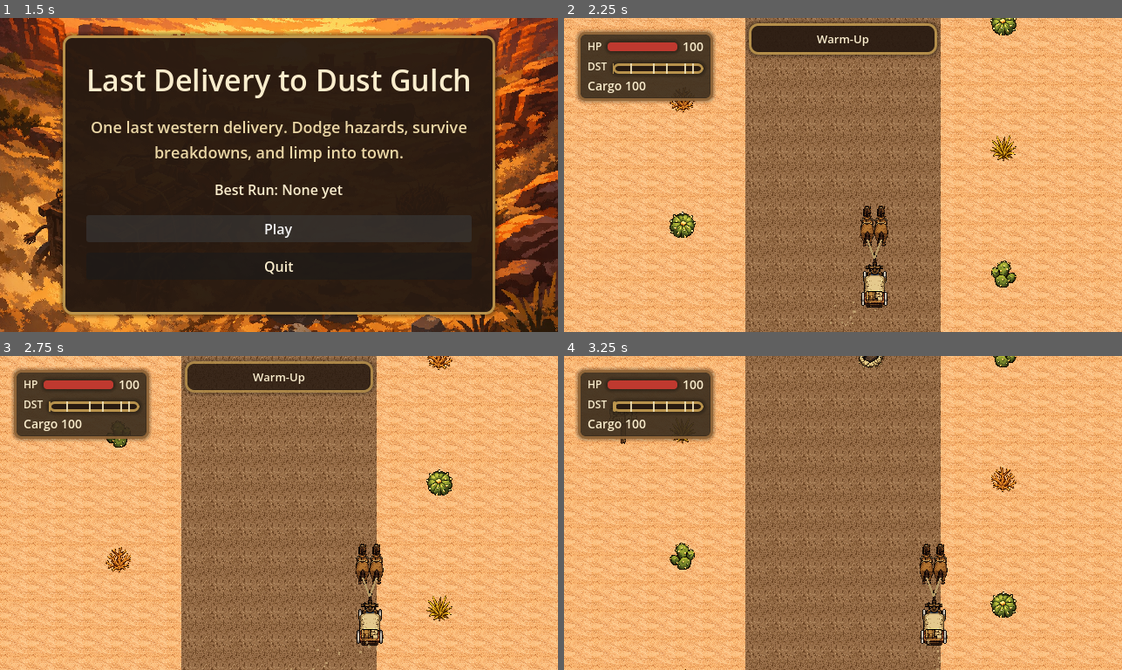
Above: before the commit, frames 1-4 (two rows, left to right).
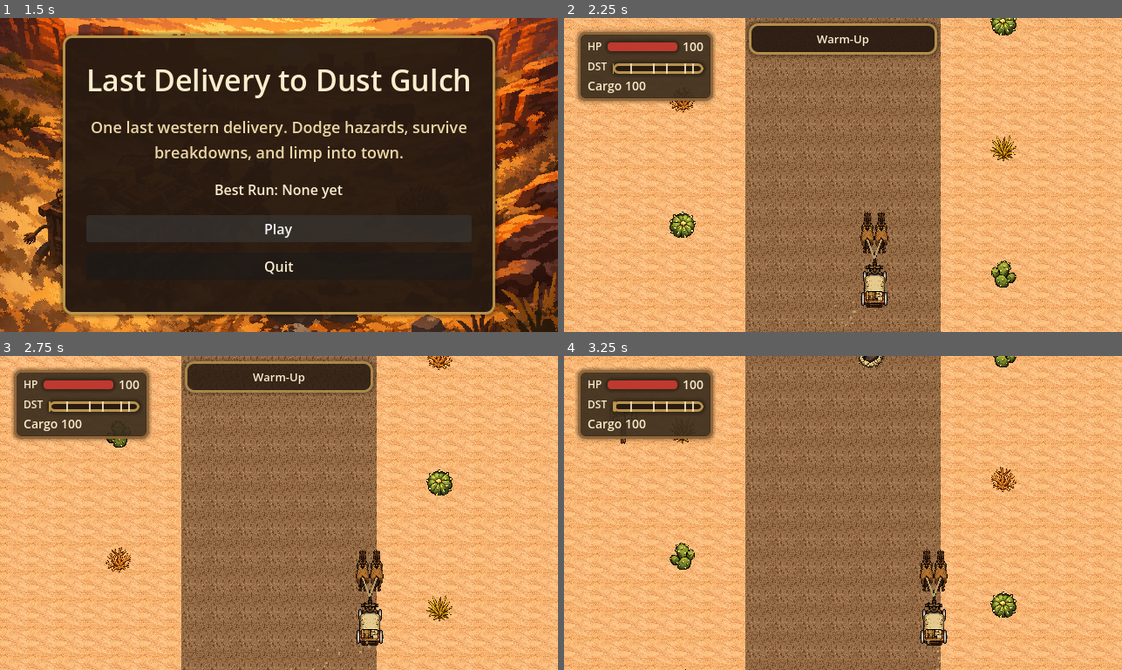
Above: after the commit, the same moments.

Repository: bbenefield89/The-Last-Delivery-to-Dust-Gulch
Game: Godot game, scene res://Scenes/AppRoot/AppRoot.tscn
Two runs of this game, one before a commit and one after it. Both use one fixed random seed, a clock stepped at 60 frames per second and the inputs below. Sound files missing from this copy of the repository are replaced by a short silence.
Inputs (mouse positions are in pixels of both pictures, inside the frame that each line leads up to):
- Up to frame 1 (1.5 s): click "Play" at 0.5 s; click "Play" at 1.25 s
- Up to frame 2 (2.25 s): tap Enter (ui_accept) at 2 s; move the mouse to (965, 159) at 2.02 s; hold D (steer_right) from 2.03 s (still down); tap T (return_to_title) at 2.1 s; click (965, 159) at 2.17 s
- Up to frame 3 (2.75 s): keep holding D (steer_right); tap Enter (ui_accept) at 2.27 s
- Up to frame 4 (3.25 s): release D (steer_right) at 2.75 s; drag from (731, 528) to (815, 575) at 2.77 s

Frame 1 is identical in both runs. In frame 2, 0.5% of the frame differs, in the area x 53-59%, y 59-92%; in frame 3, 0.5%; in frame 4, 0.5%, in the area x 63-69%, y 59-92%.

Commit message:
feat(carriage): tune carriage playback step 3

Diff:
--- a/Scenes/RunScene/run_scene.gd
+++ b/Scenes/RunScene/run_scene.gd
@@ -11,7 +11,7 @@
 	Rect2i(0, 0, 32, 64),
 	Rect2i(32, 0, 32, 64),
 ]
-const CARRIAGE_ANIMATION_FPS := 6.0
+const CARRIAGE_ANIMATION_FPS := 4.0
 const HORSE_TEXTURE := preload("res://Assets/Tilesets/Horse/Horse-16x48.png")
 const DESERT_TEXTURE := preload("res://Assets/Tilesets/Desert/Desert-3-32x32.png")
 const ROAD_TEXTURE := preload("res://Assets/Tilesets/Road/Road-4-tiled-32x32.png")
--- a/Tests/Unit/test_run_scene.gd
+++ b/Tests/Unit/test_run_scene.gd
@@ -2824,7 +2824,7 @@
 	assert_not_null(carriage_sprite.sprite_frames)
 	assert_true(carriage_sprite.sprite_frames.has_animation("default"))
 	assert_eq(carriage_sprite.sprite_frames.get_frame_count("default"), 2)
-	assert_gt(carriage_sprite.sprite_frames.get_animation_speed("default"), 0.0)
+	assert_eq(carriage_sprite.sprite_frames.get_animation_speed("default"), scene.CARRIAGE_ANIMATION_FPS)
 	assert_eq(carriage_sprite.position, Vector2.ZERO)
 
 	var frame_0 := carriage_sprite.sprite_frames.get_frame_texture("default", 0) as AtlasTexture
@@ -2837,7 +2837,7 @@
 	assert_eq(frame_0.get_size(), Vector2(32, 64))
 	assert_eq(frame_1.get_size(), Vector2(32, 64))
 	assert_true(carriage_sprite.is_playing())
-	assert_gt(carriage_sprite.get_playing_speed(), 0.0)
+	assert_eq(carriage_sprite.speed_scale, 1.0)
 
 
 ## Confirms the wagon rig still applies the existing presentation state while the carriage animates.
@@ -2858,6 +2858,11 @@
 	assert_not_null(shadow.sprite_frames)
 	assert_true(shadow.sprite_frames.has_animation("default"))
 	assert_not_null(carriage_sprite.sprite_frames)
+	assert_eq(shadow.sprite_frames.get_animation_speed("default"), scene.CARRIAGE_ANIMATION_FPS)
+	assert_eq(
+		carriage_sprite.sprite_frames.get_animation_speed("default"),
+		scene.CARRIAGE_ANIMATION_FPS
+	)
 	assert_eq(
 		shadow.sprite_frames.get_frame_count("default"),
 		carriage_sprite.sprite_frames.get_frame_count("default")
@@ -2865,7 +2870,9 @@
 	assert_eq(shadow.modulate, Color(0.0, 0.0, 0.0, 0.2))
 	assert_eq(shadow.position, Vector2(0.0, 5.0))
 	assert_true(shadow.is_playing())
+	assert_eq(shadow.speed_scale, 1.0)
 	assert_true(carriage_sprite.is_playing())
+	assert_eq(carriage_sprite.speed_scale, 1.0)
 	assert_eq(horse_left.texture, scene.HORSE_TEXTURE)
 	assert_eq(horse_right.texture, scene.HORSE_TEXTURE)
 
Binary file added: Assets/Tilesets/Horse/Horse-16x48-Sheet.png
Not shown, added: Assets/Tilesets/Horse/Horse-16x48-Sheet.png.import
Binary file changed: Assets/Tilesets/Horse/Horse-16x48.ase
Binary file changed: Assets/Tilesets/Horse/Horse-16x48.png
Not shown, changed: kanban_tasks_data.kanban
